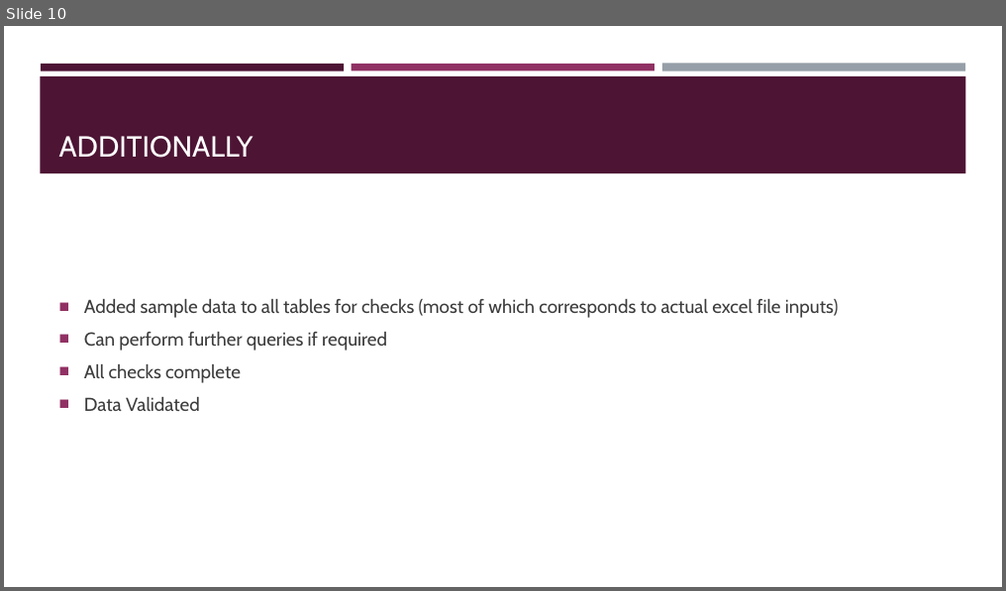
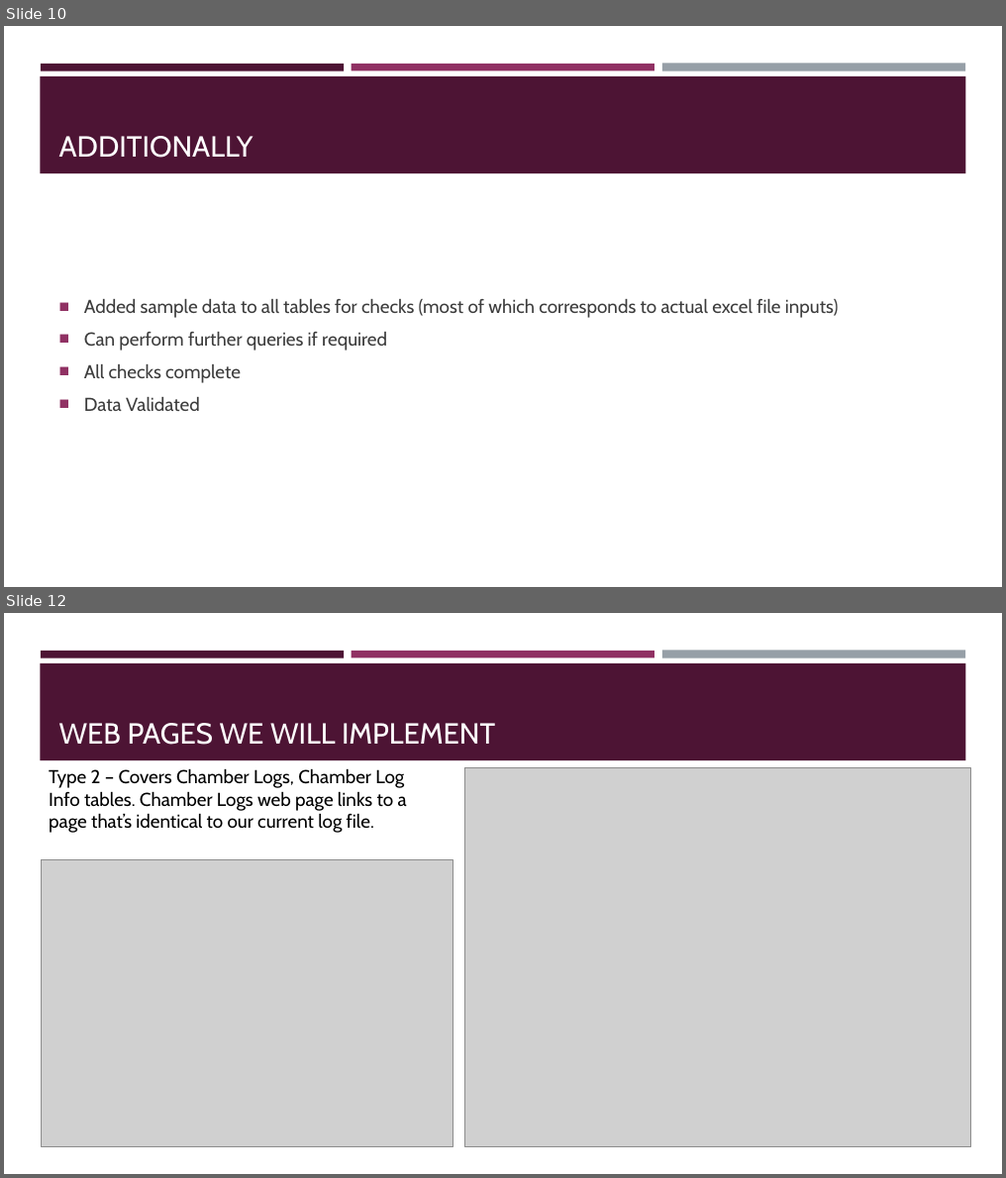
Before and after one commit to LaplaceDM/HanonSystemsDatabase, a slide deck: Documentation/Database.pptx. Shown one above the other, each under a label of ours: slide 10 before the commit, slides 10 and 12 after it; the slides between them are not shown. The pictures are 1006x591 and 1006x1178 pixels, drawn with LibreOffice and Linux fonts; fonts in the diff are those of the drawing; grey boxes stand for pictures. Boxes give left, top, right and bottom in pixels: in the first picture for what was removed or moved away, otherwise in the second. Text is boxed around its words. In the diff, an @@ line names an element or a change of style, - is before the commit and + after.

```diff
--- a/Documentation/Database.pptx
+++ b/Documentation/Database.pptx
@@ slide 12 added at (x1=4, y1=613, x2=1002, y2=1174), background #FFFFFF; not listed: 4 template elements that a slide beside it also shows @@
@@ title added at (x1=59, y1=723, x2=495, y2=745), 28 pt, text #FFFFFF @@
+WEB PAGES WE WILL IMPLEMENT
@@ text added at (x1=49, y1=768, x2=407, y2=833), 18 pt, text #000000 @@
+Type 2 – Covers Chamber Logs, Chamber Log Info tables. Chamber Logs web page links to a page that’s identical to our current log file.
@@ picture added at (x1=464, y1=768, x2=970, y2=1148) @@
@@ picture added at (x1=42, y1=861, x2=453, y2=1147) @@
```
Also in this commit, not shown: 4 other slides added, 2 other files.
